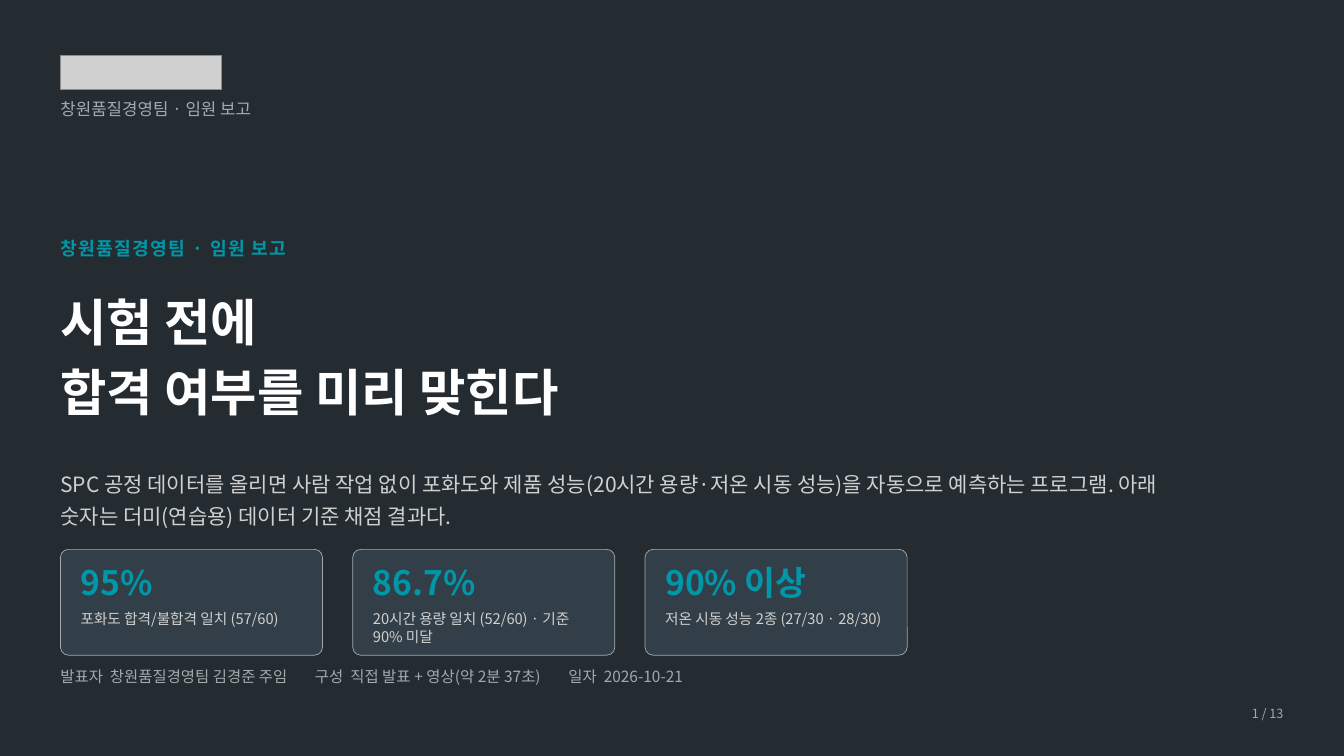
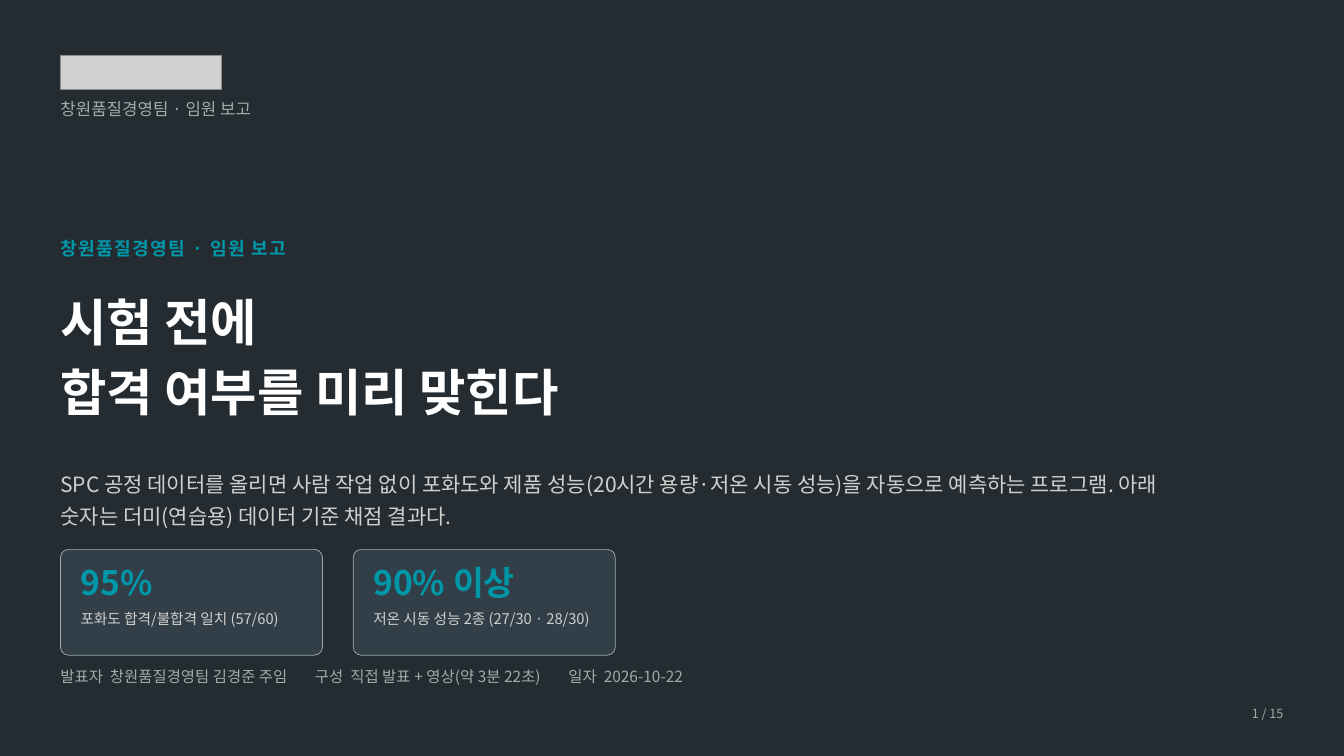
Before and after one commit to 2026axgbattery/-_AI-, a slide deck: slide 1 of 제출물_영상/임원보고_발표대본.pptx. Drawn at 1344x756 pixels with LibreOffice and Linux fonts; fonts in the diff are those of the drawing; grey boxes stand for pictures. Boxes give left, top, right and bottom in pixels: in the first picture for what was removed or moved away, otherwise in the second. Text is boxed around its words. In the diff, an @@ line names an element or a change of style, - is before the commit and + after.

```diff
--- a/제출물_영상/임원보고_발표대본.pptx
+++ b/제출물_영상/임원보고_발표대본.pptx
@@ text "90% 이상": place and size @@
-text "90% 이상" at [665, 567, 807, 598]
+text "90% 이상" at [373, 567, 515, 598]
@@ rounded rectangle removed at [645, 549, 907, 655] @@
@@ text removed at [373, 570, 476, 596] @@
-86.7%
@@ text "저온 시동 성능 2종 (27/30 ...": place and size @@
-text "저온 시동 성능 2종 (27/30 ..." at [665, 612, 881, 627]
+text "저온 시동 성능 2종 (27/30 ..." at [373, 612, 589, 627]
@@ text removed at [373, 612, 569, 643] @@
-20시간 용량 일치 (52/60) · 기준 90% 미달
@@ text at [60, 669, 683, 685]: text changed @@
-발표자 창원품질경영팀 김경준 주임 구성 직접 발표 + 영상(약 2분 37초) 일자 2026-10-21
+발표자 창원품질경영팀 김경준 주임 구성 직접 발표 + 영상(약 3분 22초) 일자 2026-10-22
@@ text at [1252, 709, 1283, 718]: text changed @@
-1 / 13
+1 / 15
```
Also in this commit, not shown: 12 other slides changed, 2 slides added, 12 other files.
